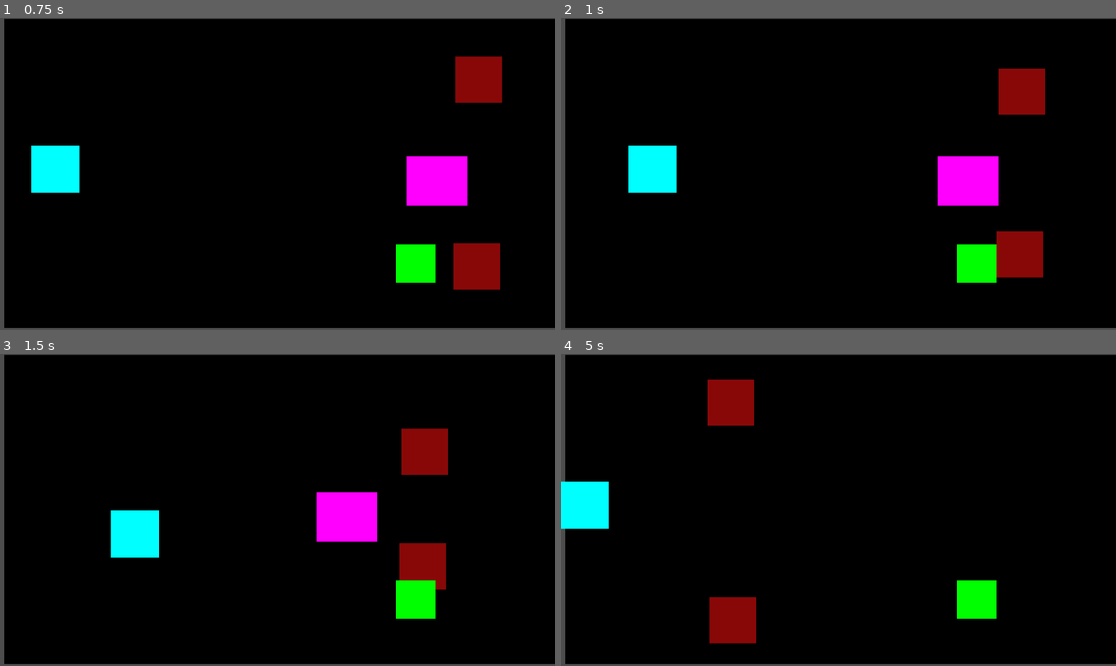
Above: before the commit, frames 1-4 (two rows, left to right).
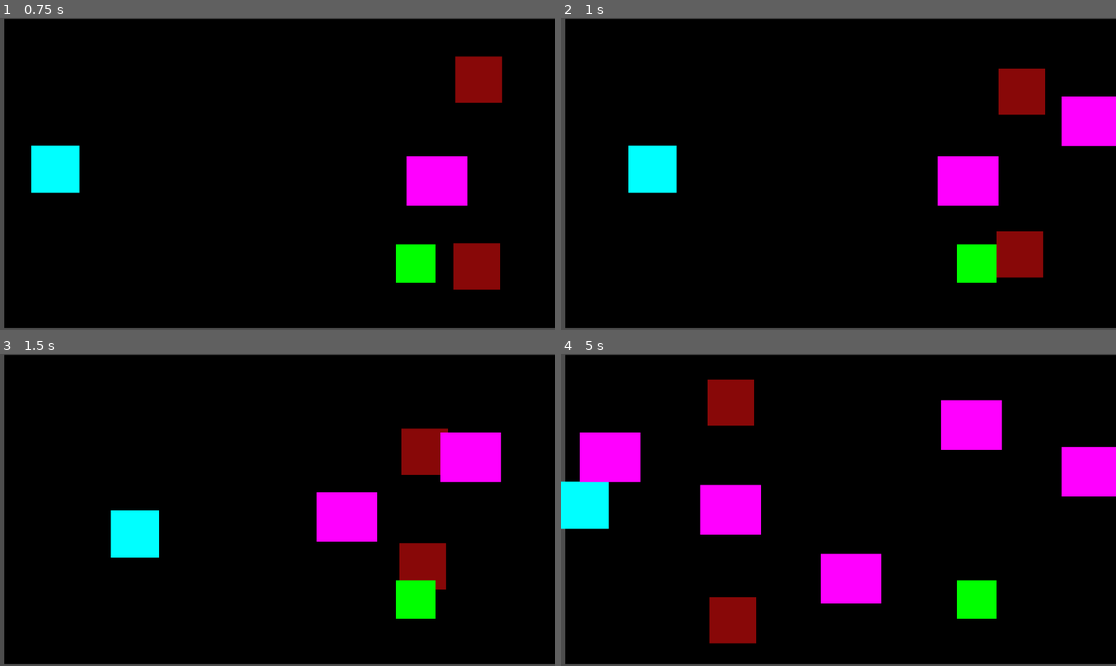
Above: after the commit, the same moments.

Repository: GitProjectAS/DOT-ESCAPE
Game: Godot game, scene res://Scenes/level.tscn
The game is run twice, just before and just after one commit, with the same random seed, the same clock (stepped at 60 frames per second) and the same inputs.
Inputs:
- Up to frame 1 (0.75 s): hold Right (ui_right) from 0.53 s (still down)
- Up to frame 2 (1 s): keep holding Right (ui_right)
- Up to frame 3 (1.5 s): release Right (ui_right) at 1.28 s; hold Down (ui_down) from 1.28 s (still down)
- Up to frame 4 (5 s): release Down (ui_down) at 2.03 s; hold Right (ui_right) 2.03-2.78 s; hold Up (ui_up) 2.78-3.53 s; hold Left (ui_left) from 3.53 s (still down)

Frame 1 is identical in both runs. In frame 2, 1.6% of the frame differs, in the area x 90-100%, y 25-42%; in frame 3, 1.8%; in frame 4, 8.6%, in the area x 3-100%, y 14-80%.

Commit message:
Horizontal Spawning

Diff:
--- a/dot-escape---godot-/Scenes/level.tscn
+++ b/dot-escape---godot-/Scenes/level.tscn
@@ -4,6 +4,7 @@
 [ext_resource type="PackedScene" uid="uid://dr8xm58ngdrdp" path="res://Scenes/enemy horizontal.tscn" id="2_k5f4k"]
 [ext_resource type="PackedScene" uid="uid://dtpbrgoxdawcg" path="res://Scenes/Vertical_enemy.tscn" id="3_6phgx"]
 [ext_resource type="PackedScene" uid="uid://dhhpj0uksvtxl" path="res://Scenes/goal.tscn" id="4_81xng"]
+[ext_resource type="Script" uid="uid://c2xcpt61c4ynk" path="res://enemy_spawner.gd" id="5_wqkje"]
 
 [sub_resource type="RectangleShape2D" id="RectangleShape2D_tumq0"]
 size = Vector2(0, 644.5)
@@ -69,3 +70,12 @@
 
 [node name="Area2D2" parent="." unique_id=472797888 instance=ExtResource("4_81xng")]
 position = Vector2(860, 512)
+
+[node name="Enemy Spawner" type="Node2D" parent="." unique_id=722210776]
+script = ExtResource("5_wqkje")
+enemy_scene = ExtResource("2_k5f4k")
+
+[node name="Timer" type="Timer" parent="Enemy Spawner" unique_id=239834267]
+autostart = true
+
+[connection signal="timeout" from="Enemy Spawner/Timer" to="Enemy Spawner" method="_on_timer_timeout"]
--- /dev/null
+++ b/dot-escape---godot-/enemy_spawner.gd
@@ -0,0 +1,23 @@
+extends Node2D
+
+@export var enemy_scene: PackedScene
+
+
+# Called when the node enters the scene tree for the first time.
+func _ready() -> void:
+	pass # Replace with function body.
+
+
+# Called every frame. 'delta' is the elapsed time since the previous frame.
+func _process(delta: float) -> void:
+	pass
+
+func _on_timer_timeout():
+	var enemy = enemy_scene.instantiate()
+
+	enemy.position = Vector2(
+		1100,
+		randf_range(100, 500)
+	)
+
+	get_parent().add_child(enemy)
Not shown, added: dot-escape---godot-/enemy_spawner.gd.uid
